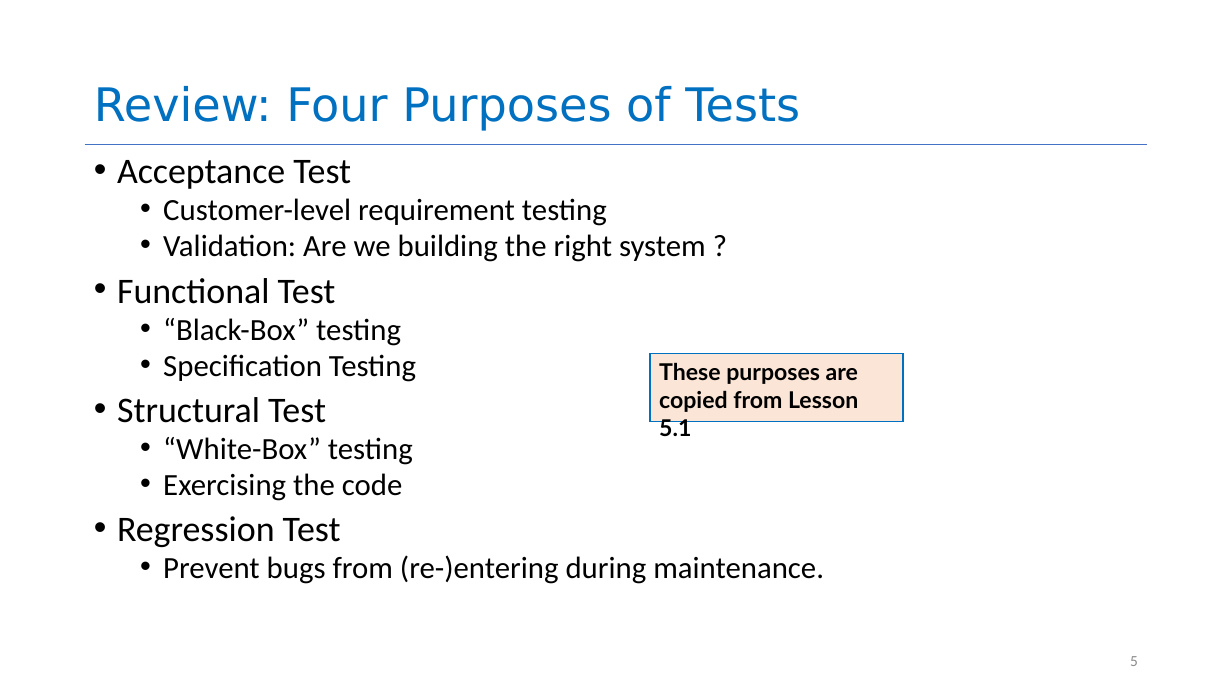
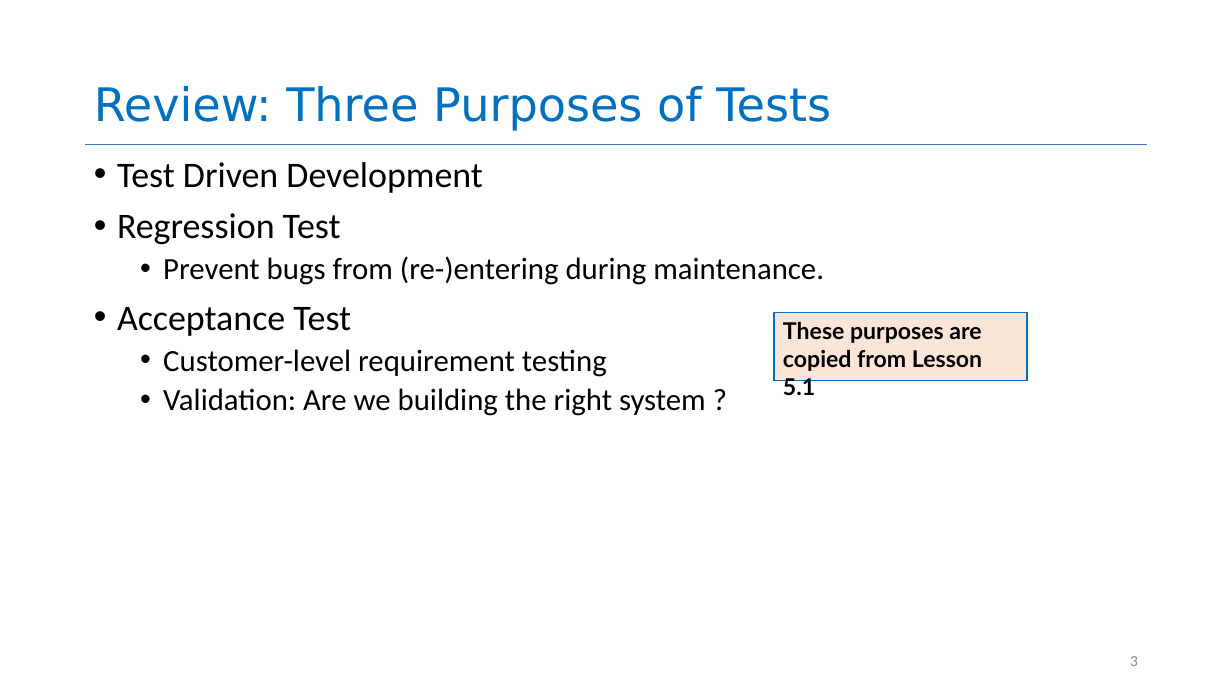
Before and after one commit to neu-se/CS4530-Spring-2022, a slide deck: slide 3 of Slides/Lesson 5.2 Evaluating Tests.pptx (slide 5 before the commit). Drawn at 1232x693 pixels with LibreOffice and Linux fonts; fonts in the diff are those of the drawing. Boxes give left, top, right and bottom in pixels: in the first picture for what was removed or moved away, otherwise in the second. Text is boxed around its words. In the diff, an @@ line names an element or a change of style, - is before the commit and + after.

```diff
--- a/Slides/Lesson 5.2 Evaluating Tests.pptx
+++ b/Slides/Lesson 5.2 Evaluating Tests.pptx
@@ title at [94,86,831,131]: text changed @@
-Review: Four Purposes of Tests
+Review: Three Purposes of Tests
@@ text at [117,162,824,285]: paragraphs added @@
+• Test Driven Development
+• Regression Test
+  • Prevent bugs from (re-)entering during maintenance.
@@ text at [117,278,824,584]: paragraphs removed @@
-• Functional Test
-  • “Black-Box” testing
-  • Specification Testing
-• Structural Test
-  • “White-Box” testing
-  • Exercising the code
-• Regression Test
-  • Prevent bugs from (re-)entering during maintenance.
@@ text at [117,307,706,416]: line spacing 0.8 to 0.9 @@
@@ rectangle "These purposes are copied from ...": place and size @@
-rectangle "These purposes are copied from ..." at [651,353,904,421]
+rectangle "These purposes are copied from ..." at [775,312,1028,381]
@@ page number at [1130,656,1138,666]: text changed @@
-5
+3
```
Also in this commit, not shown: 16 other slides changed, 14 slides added, 7 slides removed.
